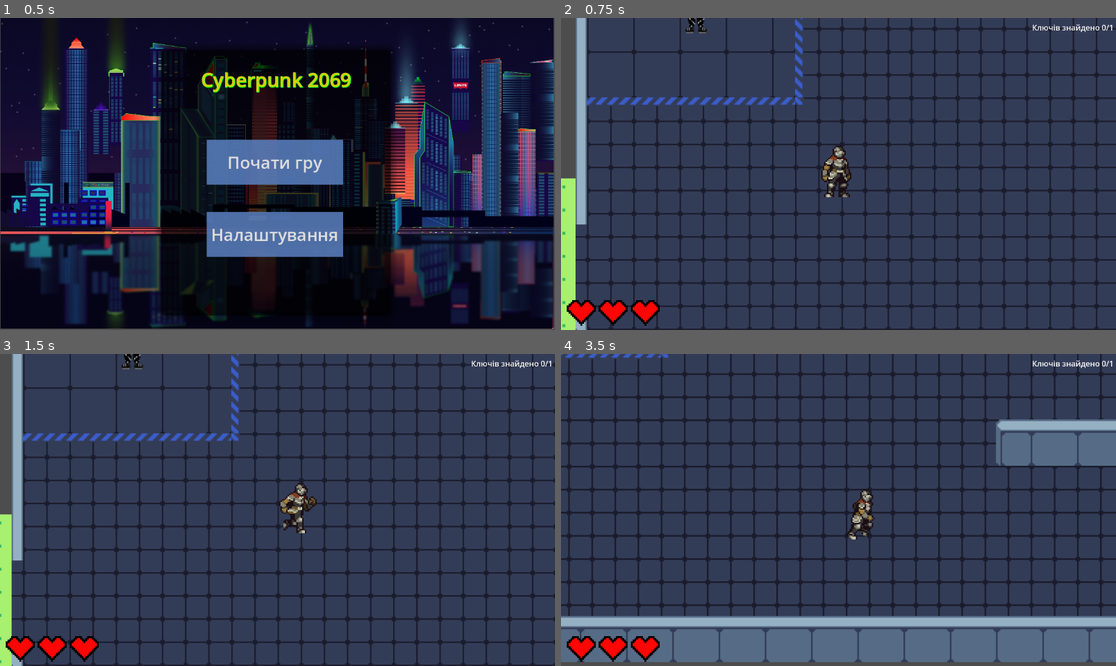
Above: before the commit, frames 1-4 (two rows, left to right).
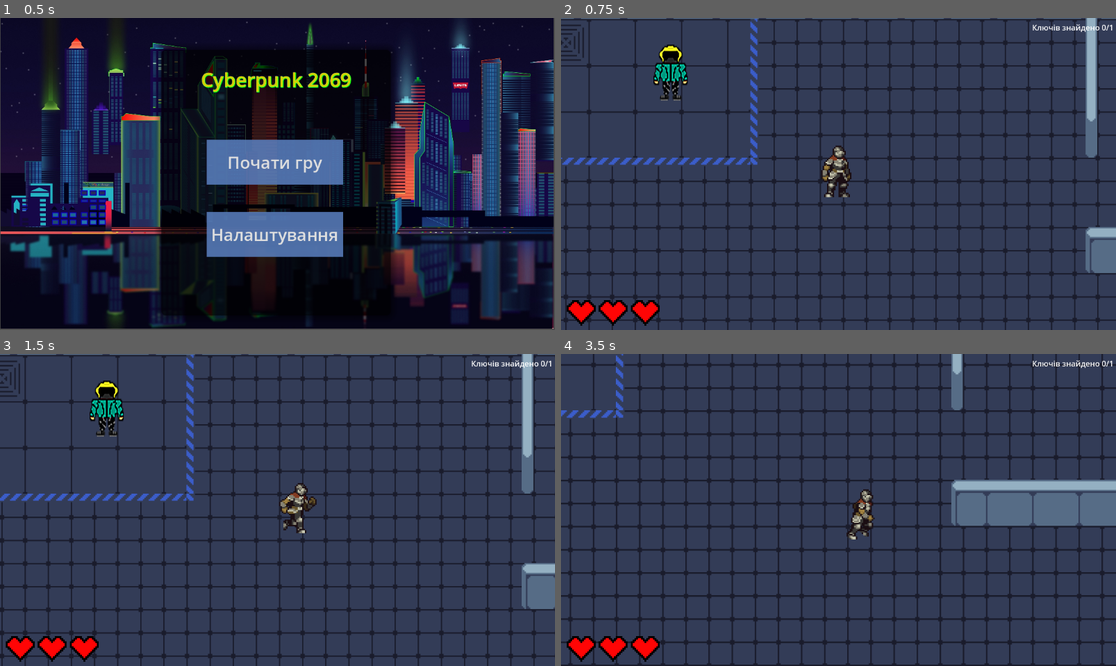
Above: after the commit, the same moments.

Repository: liketaurus/SE-practice-template
Game: Godot game, scene res://Scenes/menu.tscn
Two runs of this game, one before a commit and one after it. Both use one fixed random seed, a clock stepped at 60 frames per second and the inputs below.
Inputs:
- Up to frame 1 (0.5 s): no input
- Up to frame 2 (0.75 s): click "Почати гру" at 0.5 s
- Up to frame 3 (1.5 s): tap Enter at 1.25 s; hold D from 1.28 s (still down); hold E from 1.28 s (still down)
- Up to frame 4 (3.5 s): release D at 2.03 s; release E at 2.03 s; hold S 2.03-2.78 s; tap Shift at 2.1 s; hold D from 2.78 s (still down); hold E from 2.78 s (still down)

Frame 1 is identical in both runs. In frame 2, 25% of the frame differs, in the area x 0-100%, y 0-100%; in frame 3, 25%; in frame 4, 38%.

Commit message:
Fixed NPC

Diff:
--- a/src/Cyberpunk2069/Scenes/NPC.tscn
+++ b/src/Cyberpunk2069/Scenes/NPC.tscn
@@ -11,25 +11,18 @@
 corner_radius_bottom_right = 3
 corner_radius_bottom_left = 3
 
-[sub_resource type="RectangleShape2D" id="RectangleShape2D_fds4s"]
-size = Vector2(311, 225)
+[sub_resource type="RectangleShape2D" id="RectangleShape2D_fubd8"]
+size = Vector2(2.78, 1.88)
 
-[node name="Npc" type="Node2D"]
-
-[node name="Npc" type="Sprite2D" parent="."]
-position = Vector2(1.19209e-07, -43)
-scale = Vector2(0.159625, 0.22975)
-texture = ExtResource("1_qoctu")
-
-[node name="dialogue" type="Area2D" parent="."]
+[node name="Npc" type="Area2D"]
 script = ExtResource("2_tg631")
 
-[node name="Label" type="Label" parent="dialogue"]
+[node name="Label" type="Label" parent="."]
 visible = false
-offset_left = 62.0
-offset_top = 47.0
-offset_right = 172.0
-offset_bottom = 112.0
+offset_left = -141.0
+offset_top = -93.0
+offset_right = -31.0
+offset_bottom = -28.0
 theme_override_font_sizes/font_size = 10
 theme_override_styles/normal = SubResource("StyleBoxFlat_3gvf2")
 text = "Привіт, в мене є
@@ -37,7 +30,13 @@
 Тобі потрібно знайти
 4 ключі"
 
-[node name="CollisionShape2D2" type="CollisionShape2D" parent="."]
-position = Vector2(-10.5, -18.5)
-shape = SubResource("RectangleShape2D_fds4s")
-debug_color = Color(0.956863, 0, 0.529412, 0.419608)
+[node name="Npc" type="Sprite2D" parent="."]
+position = Vector2(1.19209e-07, -43)
+scale = Vector2(0.159625, 0.22975)
+texture = ExtResource("1_qoctu")
+
+[node name="CollisionShape2D" type="CollisionShape2D" parent="."]
+position = Vector2(-31, -15)
+scale = Vector2(100, 100)
+shape = SubResource("RectangleShape2D_fubd8")
+debug_color = Color(0.796078, 0.34902, 0.623529, 0.419608)
--- a/src/Cyberpunk2069/Scenes/player.tscn
+++ b/src/Cyberpunk2069/Scenes/player.tscn
@@ -76,19 +76,18 @@
 script = ExtResource("1_nlplg")
 
 [node name="Player" type="Sprite2D" parent="."]
-position = Vector2(372, 271)
+position = Vector2(391.19, 172.793)
 scale = Vector2(2.00316, 1.86982)
 texture = ExtResource("2_qduuw")
 hframes = 12
 vframes = 3
-frame = 5
 
 [node name="CollisionShape2D" type="CollisionShape2D" parent="."]
-position = Vector2(369, 326)
+position = Vector2(388.19, 227.793)
 shape = SubResource("CapsuleShape2D_cnkmm")
 
 [node name="Camera2D" type="Camera2D" parent="."]
-position = Vector2(364, 314)
+position = Vector2(383.19, 215.793)
 zoom = Vector2(1.5, 1.5)
 limit_top = 0
 limit_right = 1150
@@ -107,6 +106,7 @@
 }
 
 [node name="AnimatedSprite2D" type="AnimatedSprite2D" parent="."]
+position = Vector2(377, 248)
 sprite_frames = SubResource("SpriteFrames_jj3ld")
 
 [node name="CanvasLayer" type="CanvasLayer" parent="."]
--- a/src/Cyberpunk2069/Scenes/yep.tscn
+++ b/src/Cyberpunk2069/Scenes/yep.tscn
@@ -1,6 +1,6 @@
 [gd_scene load_steps=18 format=3 uid="uid://bfkqcskdbmhin"]
 
-[ext_resource type="Script" path="res://Scenes/yep.gd" id="1_0hs4w"]
+[ext_resource type="Script" path="res://Scripts/yep.gd" id="1_0hs4w"]
 [ext_resource type="Texture2D" uid="uid://dys1v1227wnrb" path="res://assets/Tech Dungeon Roguelite - Asset Pack/tileset x2.png" id="1_1qgrx"]
 [ext_resource type="PackedScene" uid="uid://btb3mslexwkb0" path="res://Scenes/player.tscn" id="2_7nm1t"]
 [ext_resource type="PackedScene" uid="uid://bnlke3ngdj2nv" path="res://Scenes/NPC.tscn" id="3_6lh8y"]
@@ -6505,7 +6505,8 @@
 
 [node name="Sprites" type="Node" parent="."]
 
+[node name="Npc" parent="Sprites" instance=ExtResource("3_6lh8y")]
+position = Vector2(194, 129)
+
 [node name="Player" parent="Sprites" instance=ExtResource("2_7nm1t")]
-
-[node name="Npc" parent="Sprites" instance=ExtResource("3_6lh8y")]
-position = Vector2(167, 119)
+position = Vector2(43, 15)
Renamed: src/Cyberpunk2069/Scenes/yep.gd -> src/Cyberpunk2069/Scripts/yep.gd
